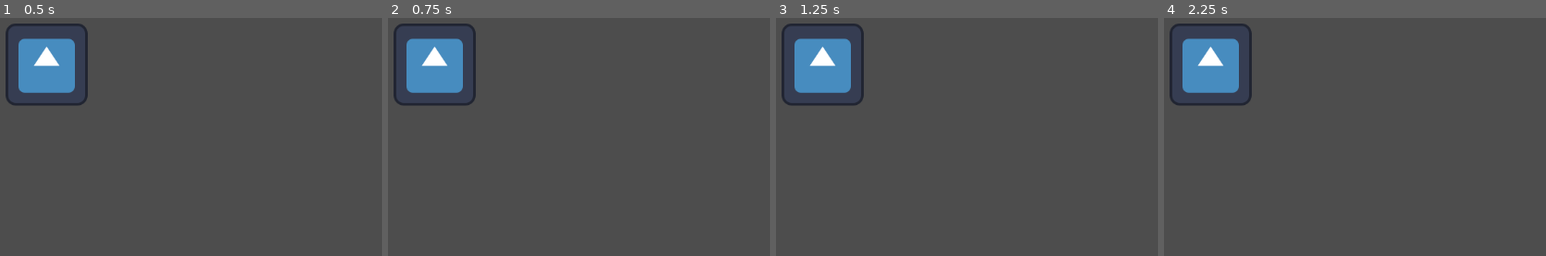
Above: before the commit, frames 1-4 (left to right).
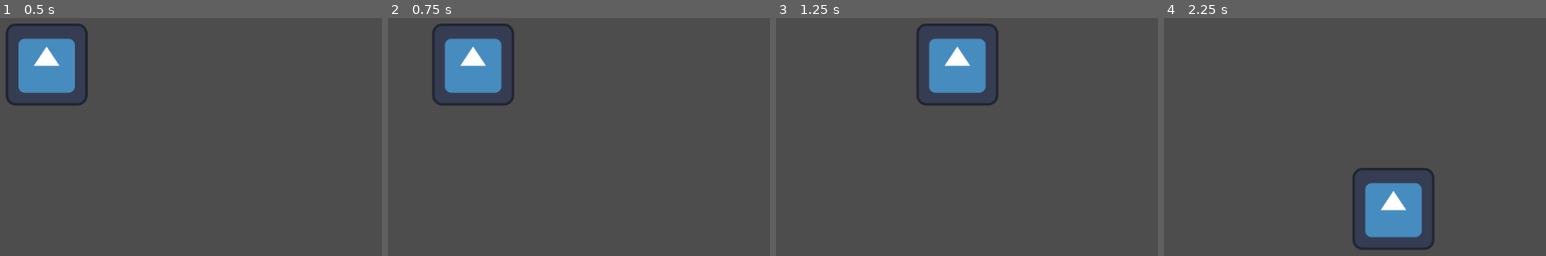
Above: after the commit, the same moments.

Repository: iskanye/2d-jrpg
Game: Godot game, scene res://test.tscn
Two runs of this game, one before a commit and one after it. Both use one fixed random seed, a clock stepped at 60 frames per second and the inputs below. The project has no main scene, so this scene is started directly. The engine's default icon, where the game draws it, is replaced by a stand-in: a white triangle on a blue panel in a dark square.
Inputs:
- Up to frame 1 (0.5 s): no input
- Up to frame 2 (0.75 s): tap Enter at 0.5 s; hold D (right, bound only after the commit) from 0.53 s (still down)
- Up to frame 3 (1.25 s): keep holding D (right, bound only after the commit)
- Up to frame 4 (2.25 s): release D (right, bound only after the commit) at 1.28 s; hold S (down, bound only after the commit) 1.28-2.03 s; hold D (right, bound only after the commit) from 2.03 s (still down)

Frame 1 is identical in both runs. In frame 2, 5.8% of the frame differs, in the area x 1-33%, y 2-37%; in frame 3, 8.7%, in the area x 1-59%, y 2-37%; in frame 4, 8.7%.

Commit message:
added simple movement

Diff:
--- a/project.godot
+++ b/project.godot
@@ -14,6 +14,29 @@
 config/features=PackedStringArray("4.1", "GL Compatibility")
 config/icon="res://icon.svg"
 
+[input]
+
+up={
+"deadzone": 0.5,
+"events": [Object(InputEventKey,"resource_local_to_scene":false,"resource_name":"","device":0,"window_id":0,"alt_pressed":false,"shift_pressed":false,"ctrl_pressed":false,"meta_pressed":false,"pressed":false,"keycode":0,"physical_keycode":87,"key_label":0,"unicode":0,"echo":false,"script":null)
+]
+}
+down={
+"deadzone": 0.5,
+"events": [Object(InputEventKey,"resource_local_to_scene":false,"resource_name":"","device":0,"window_id":0,"alt_pressed":false,"shift_pressed":false,"ctrl_pressed":false,"meta_pressed":false,"pressed":false,"keycode":0,"physical_keycode":83,"key_label":0,"unicode":0,"echo":false,"script":null)
+]
+}
+left={
+"deadzone": 0.5,
+"events": [Object(InputEventKey,"resource_local_to_scene":false,"resource_name":"","device":-1,"window_id":0,"alt_pressed":false,"shift_pressed":false,"ctrl_pressed":false,"meta_pressed":false,"pressed":false,"keycode":0,"physical_keycode":65,"key_label":0,"unicode":97,"echo":false,"script":null)
+]
+}
+right={
+"deadzone": 0.5,
+"events": [Object(InputEventKey,"resource_local_to_scene":false,"resource_name":"","device":-1,"window_id":0,"alt_pressed":false,"shift_pressed":false,"ctrl_pressed":false,"meta_pressed":false,"pressed":false,"keycode":0,"physical_keycode":68,"key_label":0,"unicode":100,"echo":false,"script":null)
+]
+}
+
 [rendering]
 
 renderer/rendering_method="gl_compatibility"
--- /dev/null
+++ b/scripts/movement.gd
@@ -0,0 +1,15 @@
+extends Node2D
+
+@export var speed = 300
+
+func _process(delta):
+	var direction = Vector2()
+	if Input.is_action_pressed("up"):
+		direction.y = -1
+	if Input.is_action_pressed("down"):
+		direction.y = 1
+	if Input.is_action_pressed("right"):
+		direction.x = 1
+	if Input.is_action_pressed("left"):
+		direction.x = -1
+	position += direction.normalized() * speed * delta
--- a/test.tscn
+++ b/test.tscn
@@ -1,9 +1,11 @@
-[gd_scene load_steps=2 format=3 uid="uid://12r6oed0ubb1"]
+[gd_scene load_steps=3 format=3 uid="uid://12r6oed0ubb1"]
 
 [ext_resource type="Texture2D" uid="uid://0vf1junrqoqt" path="res://icon.svg" id="1_n1ncp"]
+[ext_resource type="Script" path="res://scripts/movement.gd" id="2_e5805"]
 
 [node name="Node2D" type="Node2D"]
 
 [node name="Sprite2D" type="Sprite2D" parent="."]
 position = Vector2(511, 325)
 texture = ExtResource("1_n1ncp")
+script = ExtResource("2_e5805")
